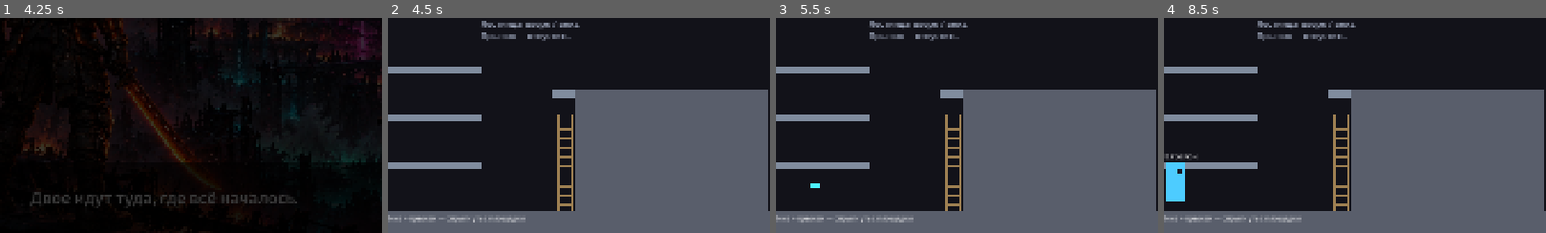
Above: before the commit, frames 1-4 (left to right).
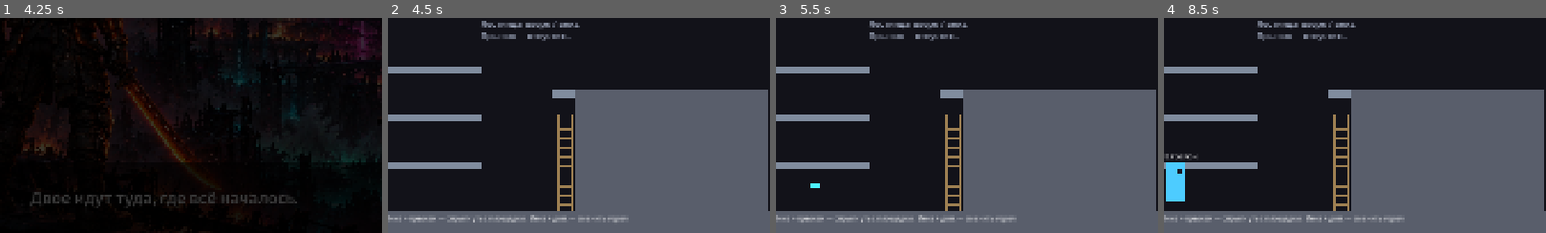
Above: after the commit, the same moments.

Repository: wrcabeludo-rgb/001
Game: Godot game, scene res://scenes/intro_comic.tscn
Two runs of this game, one before a commit and one after it. Both use one fixed random seed, a clock stepped at 60 frames per second and the inputs below.
Inputs:
- Up to frame 1 (4.25 s): hold D 0.53-2.03 s; tap K at 0.6 s; tap Space at 0.77, 1.52, 3.02, 3.77 s; tap J at 1.35 s; hold A 2.03-2.78 s; tap L at 2.1 s; hold D from 2.78 s (still down); tap I at 2.85 s; tap Keypad Enter at 3.6 s
- Up to frame 2 (4.5 s): release D at 4.28 s; hold A from 4.28 s (still down); tap K at 4.35 s
- Up to frame 3 (5.5 s): tap Space at 4.52 s; release A at 5.03 s; hold D from 5.03 s (still down); tap J at 5.1 s
- Up to frame 4 (8.5 s): release D at 5.78 s; hold A 5.78-7.28 s; tap L at 5.85 s; tap Space at 6.02, 6.77, 7.52 s; tap I at 6.6 s; hold D from 7.28 s (still down); tap Keypad Enter at 7.35 s; tap K at 8.1 s
The pictures show only the part of the screen within x 28-78%, y 50-100%; the shares and areas given below are measured in that part.

Frame 1 is identical in both runs. In frame 2, 0.3% of the frame differs, in the area x 37-63%, y 91-96%; in frame 3, 0.3%; in frame 4, 0.3%.

Commit message:
Hero swap (down + extra) on every level while testing; partners trade heroes
Co-Authored-By: Claude Opus 5.5 <noreply@anthropic.com>
Claude-Session: https://claude.ai/code/session_01DbbAxgCR2CT7iqKnVBrHPT

Diff:
--- a/coop-platformer/game/scripts/core/player_manager.gd
+++ b/coop-platformer/game/scripts/core/player_manager.gd
@@ -56,11 +56,17 @@
 	return _gamepads.size()
 
 
-## Switches the slot to the other hero if nobody else plays it.
+## Switches the slot to the other hero. If the partner plays that hero,
+## the two players trade heroes.
 func swap_hero(slot: int) -> void:
 	var wanted := Heroes.other(heroes[slot])
-	if _hero_taken(wanted, slot):
-		return
+	for other in MAX_PLAYERS:
+		if other != slot and players[other] != null and heroes[other] == wanted:
+			heroes[other] = heroes[slot]
+			heroes[slot] = wanted
+			hero_changed.emit(other)
+			hero_changed.emit(slot)
+			return
 	heroes[slot] = wanted
 	hero_changed.emit(slot)
 
--- a/coop-platformer/game/scripts/level/coop_level.gd
+++ b/coop-platformer/game/scripts/level/coop_level.gd
@@ -33,7 +33,7 @@
 	"#####################....###############################..........##################################",
 ]
 
-const HELP_TEXT := "ЭТАП 4 — враги.  F2 — «Мастерская» (механики).  Падение в пропасть или за нижний край экрана — гибель.  «!» над врагом — сейчас атакует"
+const HELP_TEXT := "ЭТАП 4 — враги.  F2 — «Мастерская» (механики).  Падение в пропасть или за нижний край экрана — гибель.  «!» над врагом — сейчас атакует.  Вниз + доп. — сменить героя"
 
 
 func _init() -> void:
--- a/coop-platformer/game/scripts/level/level.gd
+++ b/coop-platformer/game/scripts/level/level.gd
@@ -36,6 +36,9 @@
 var use_coop_camera := true
 ## Scene that F2 switches to; empty = none.
 var other_scene := ""
+## While the game is being tested, down + extra switches heroes on any level
+## (with two players, they trade heroes). Turn off for the release.
+var allow_hero_swap := true
 
 ## Hero of each joined slot.
 var players := {}
@@ -134,6 +137,8 @@
 
 func _physics_process(delta: float) -> void:
 	_update_respawns(delta)
+	if allow_hero_swap:
+		_check_hero_swap()
 	if camera != null:
 		camera.follow(alive_players(), delta)
 		_hold_heroes_on_screen()
@@ -177,6 +182,18 @@
 func _on_hero_changed(slot: int) -> void:
 	if players.has(slot):
 		players[slot].set_hero(PlayerManager.heroes[slot])
+		show_toast("P%d: %s" % [slot + 1, Heroes.NAMES[PlayerManager.heroes[slot]]])
+
+
+## Down + extra: switch to the other hero (only a living hero, so a fallen
+## one is not brought back by switching).
+func _check_hero_swap() -> void:
+	for slot in players:
+		var device: PlayerInput = PlayerManager.players[slot]
+		if device != null and device.is_held("down") and device.just_pressed("extra") \
+				and players[slot].is_alive():
+			PlayerManager.swap_hero(slot)
+			return
 
 
 func _on_player_died(player: Player) -> void:
--- a/coop-platformer/game/scripts/level/mechanics_level.gd
+++ b/coop-platformer/game/scripts/level/mechanics_level.gd
@@ -53,7 +53,7 @@
 	[145, 14, "Конец.\nF2 — тестовая комната"],
 ]
 
-const HELP_TEXT := "ЭТАП 5 — механики уровня.  F2 — тестовая комната.  Вниз + прыжок — спрыгнуть с площадки"
+const HELP_TEXT := "ЭТАП 5 — механики уровня.  F2 — тестовая комната.  Вниз + прыжок — спрыгнуть с площадки.  Вниз + доп. — сменить героя"
 
 
 func _init() -> void:
--- a/coop-platformer/game/scripts/test_room.gd
+++ b/coop-platformer/game/scripts/test_room.gd
@@ -29,7 +29,7 @@
 ]
 
 const HELP_TEXT := """Тестовая комната.  F1 — настройка движения.  F2 — «Полигон» (враги), ещё раз F2 — «Мастерская» (механики)
-Присоединиться: прыжок или Start. Выйти: удерживать Start 1.5 с. Сменить героя: вниз + доп.
+Присоединиться: прыжок или Start. Выйти: удерживать Start 1.5 с. Сменить героя (на любом уровне): вниз + доп.
 Левая клавиатура: A/D/W/S — бег и прицел, K/Пробел — прыжок, J — атака, L — навык, I — доп.
 Правая клавиатура: стрелки, Num2 — прыжок, Num1 — атака, Num3 — навык, Num5 — доп.
 Геймпад: стик/крестовина, A — прыжок, X — атака, B — навык, Y — доп.
@@ -65,14 +65,6 @@
 	hud.add_child(_status)
 
 
-func _physics_process(delta: float) -> void:
-	super._physics_process(delta)
-	for slot in PlayerManager.MAX_PLAYERS:
-		var device: PlayerInput = PlayerManager.players[slot]
-		if device != null and device.is_held("down") and device.just_pressed("extra"):
-			PlayerManager.swap_hero(slot)
-
-
 func _process(delta: float) -> void:
 	super._process(delta)
 	var lines := PackedStringArray()
--- a/coop-platformer/game/tests/coop_test.gd
+++ b/coop-platformer/game/tests/coop_test.gd
@@ -23,6 +23,7 @@
 	await _test_fall_respawns_next_to_partner()
 	await _test_team_respawns_at_checkpoint()
 	await _test_late_joiner_appears_next_to_partner()
+	await _test_heroes_swap_on_any_level()
 
 
 func _test_camera_zooms_out() -> void:
@@ -98,6 +99,32 @@
 		"второй игрок появляется рядом с первым (%.0f px)" % _b.global_position.distance_to(_a.global_position))
 
 
+func _test_heroes_swap_on_any_level() -> void:
+	_clear()
+	await _frames(1)
+	# Joined players as PlayerManager sees them (the test polls the scripted devices).
+	var input_a := PlayerInput.scripted()
+	var input_b := PlayerInput.scripted()
+	_extra_inputs = [input_a, input_b]
+	PlayerManager.players[0] = input_a
+	PlayerManager.players[1] = input_b
+	PlayerManager.heroes[0] = Heroes.Id.SHOOTER
+	PlayerManager.heroes[1] = Heroes.Id.SWORDSMAN
+	_a = _level.spawn_player(0, input_a, Heroes.Id.SHOOTER)
+	_b = _level.spawn_player(1, input_b, Heroes.Id.SWORDSMAN)
+	await _frames(3)
+	input_a.set_virtual("down", true)
+	input_a.set_virtual("extra", true)
+	await _frames(2)
+	input_a.set_virtual("extra", false)
+	input_a.set_virtual("down", false)
+	await _frames(2)
+	_check(_a.hero == Heroes.Id.SWORDSMAN and _b.hero == Heroes.Id.SHOOTER,
+		"вниз + доп. на «Полигоне»: игроки меняются героями")
+	PlayerManager.players[0] = null
+	PlayerManager.players[1] = null
+
+
 ## Two fresh heroes at the given places (they stand still: nothing is pressed).
 func _pair(at_a: Vector2, at_b: Vector2) -> void:
 	_clear()
Not shown, changed: coop-platformer/README.md
